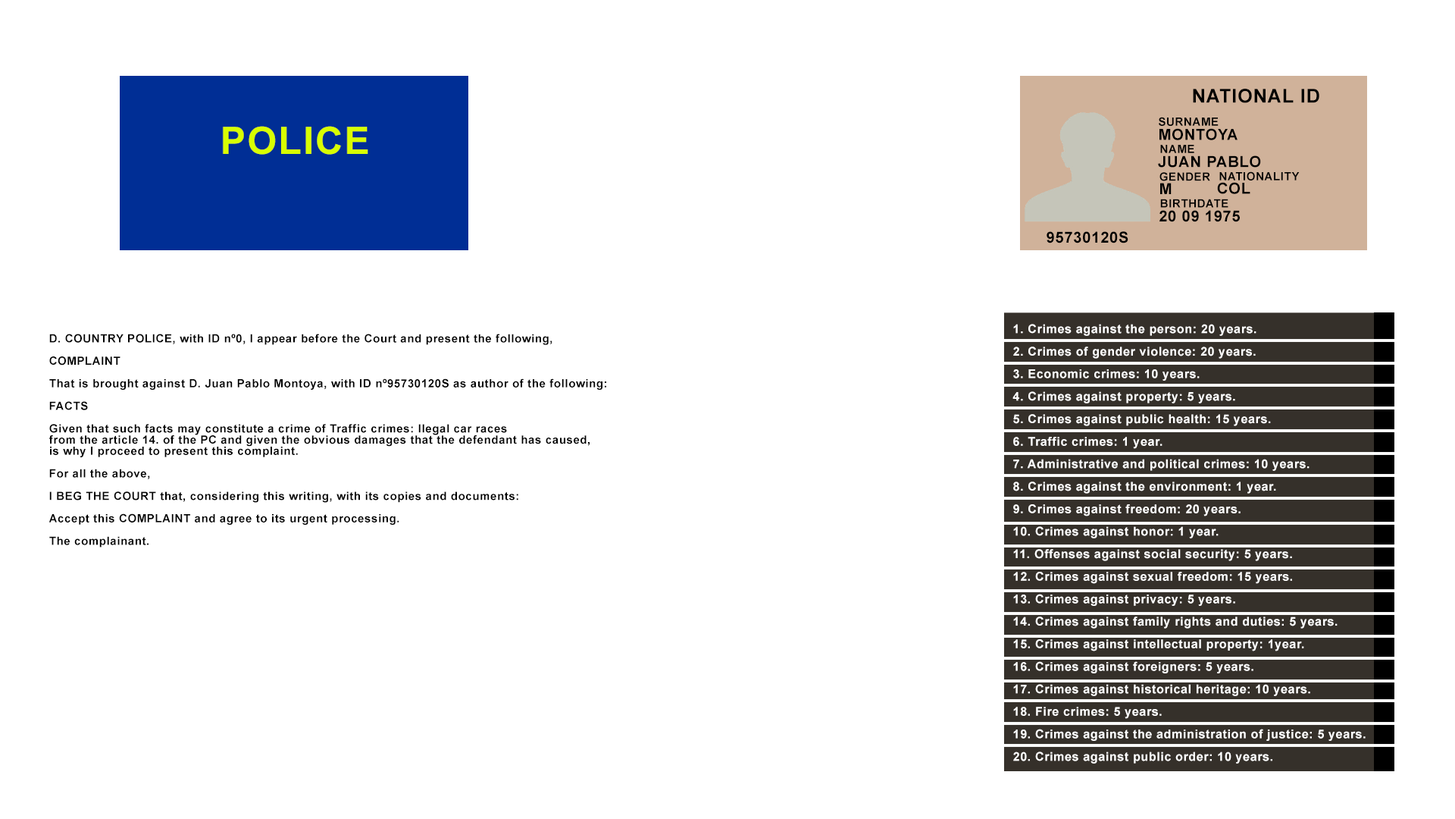
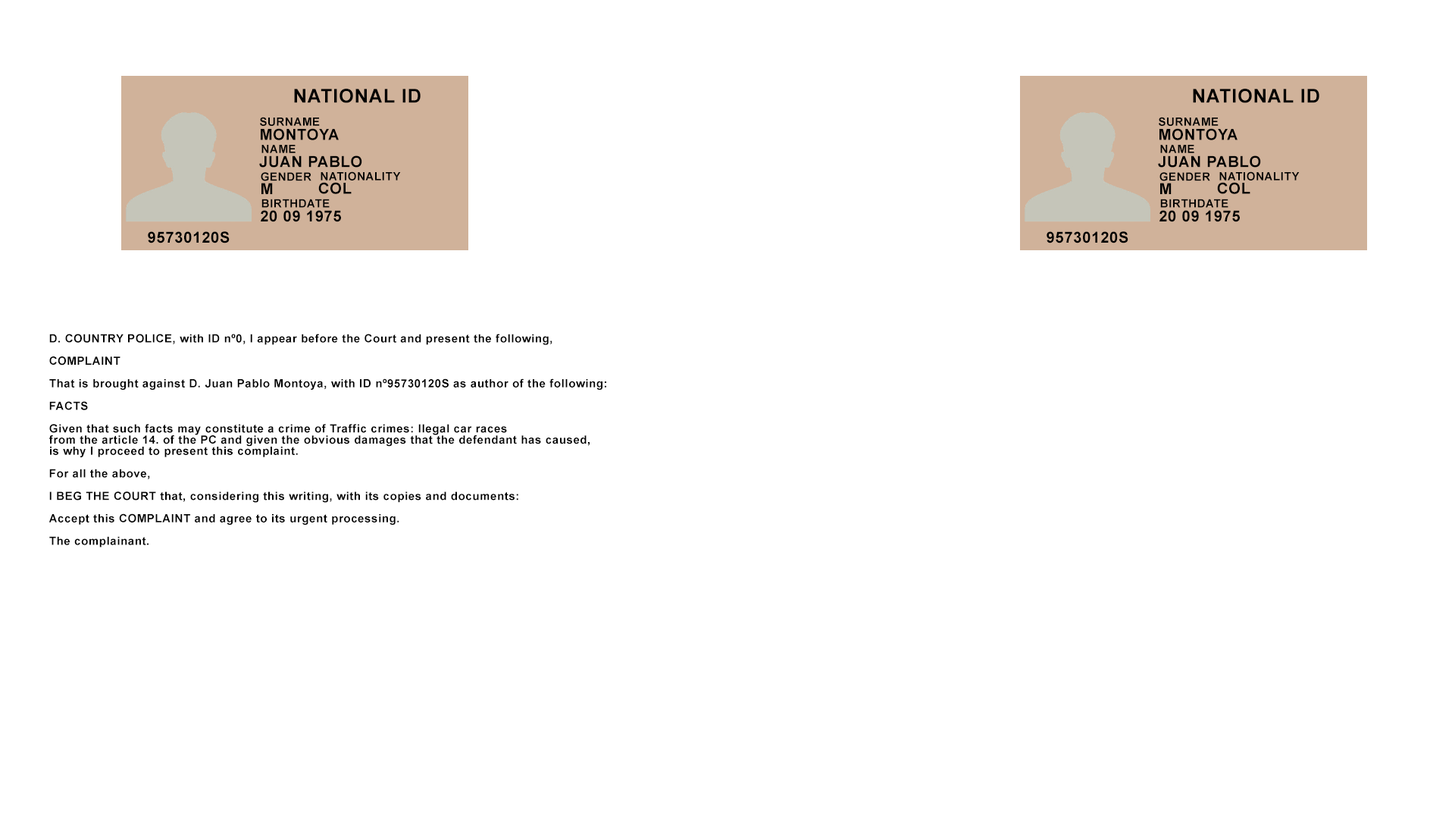
Layers edited between the first and the second 1455 x 819 image:
removed layer "1. Crimes against the person: 20 years. 2. Crimes of gender vi" over [left=1012, top=323, right=1366, bottom=764]
removed layer "POLICE" over [left=119, top=75, right=469, bottom=251]
removed layer "PENAL CODE copia 20" over [left=1004, top=743, right=1395, bottom=747]
removed layer "PENAL CODE copia 19" over [left=1004, top=721, right=1395, bottom=725]
removed layer "PENAL CODE copia 18" over [left=1004, top=698, right=1395, bottom=702]
removed layer "PENAL CODE copia 17" over [left=1004, top=679, right=1395, bottom=683]
removed layer "PENAL CODE copia 16" over [left=1004, top=656, right=1395, bottom=660]
removed layer "PENAL CODE copia 15" over [left=1004, top=634, right=1395, bottom=638]
removed layer "PENAL CODE copia 14" over [left=1004, top=611, right=1395, bottom=615]
removed layer "PENAL CODE copia 13" over [left=1004, top=588, right=1395, bottom=592]
removed layer "PENAL CODE copia 12" over [left=1004, top=566, right=1395, bottom=570]
removed layer "PENAL CODE copia 11" over [left=1004, top=544, right=1395, bottom=548]
removed layer "PENAL CODE copia 10" over [left=1004, top=521, right=1395, bottom=525]
removed layer "PENAL CODE copia 9" over [left=1004, top=496, right=1395, bottom=500]
removed layer "PENAL CODE copia 8" over [left=1004, top=473, right=1395, bottom=477]
removed layer "PENAL CODE copia 7" over [left=1004, top=451, right=1395, bottom=455]
removed layer "PENAL CODE copia 6" over [left=1004, top=429, right=1395, bottom=433]
removed layer "PENAL CODE copia" over [left=1374, top=312, right=1395, bottom=771]
removed layer "PENAL CODE" over [left=1004, top=312, right=1395, bottom=771]
added group "VARIABLES copia 2" with 6 layers above "VARIABLES copia" over [left=147, top=128, right=363, bottom=244]
removed group "VARIABLES" (5 layers) over [left=259, top=128, right=363, bottom=223]
…and 10 more changes (1 added, 4 removed, 5 stack)
